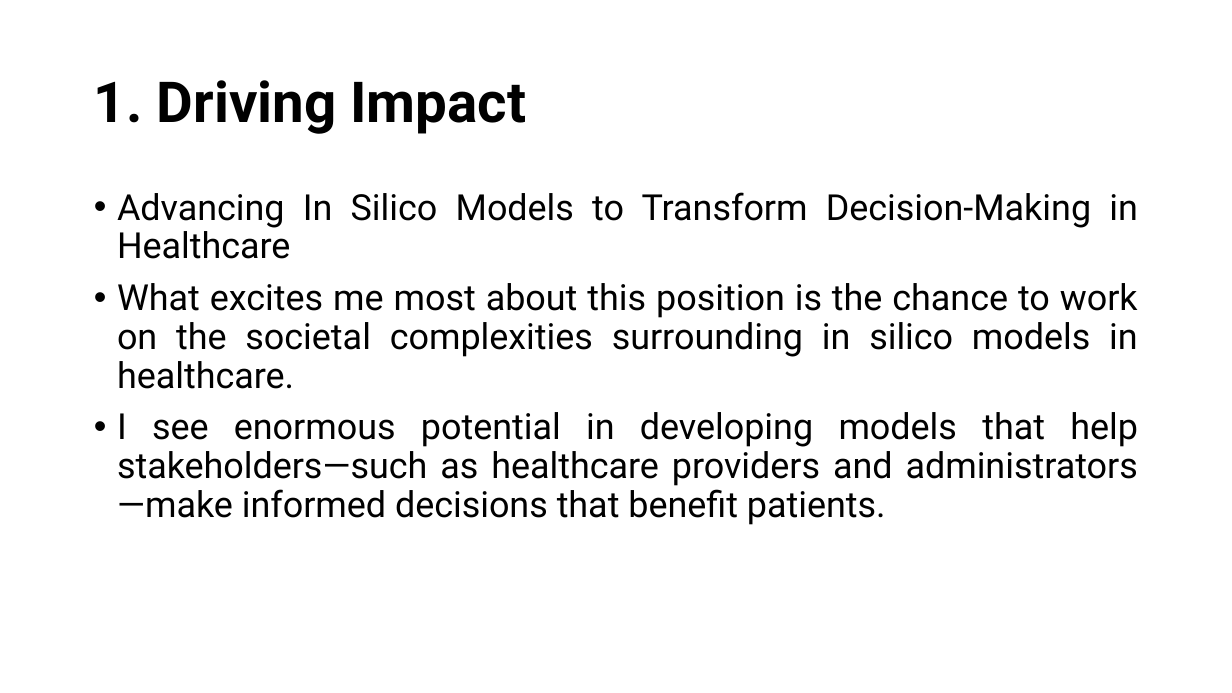
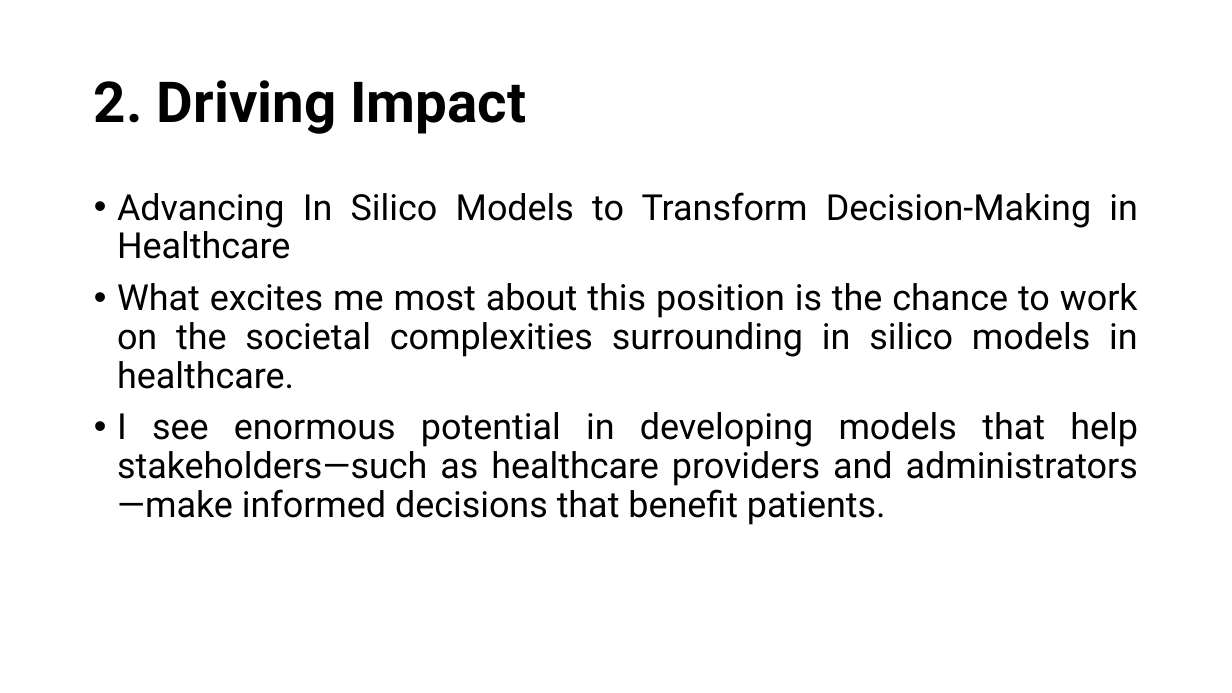
Before and after one commit to HeiderJeffer/Modeling-for-Societal-Complexity-in-Healthcare, a slide deck: slide 12 of Background and motivation.pptx (slide 10 before the commit). Drawn at 1232x693 pixels with LibreOffice and Linux fonts; fonts in the diff are those of the drawing. Boxes give left, top, right and bottom in pixels: in the first picture for what was removed or moved away, otherwise in the second. Text is boxed around its words. In the diff, an @@ line names an element or a change of style, - is before the commit and + after.

```diff
--- a/Background and motivation.pptx
+++ b/Background and motivation.pptx
@@ title at box(94, 80, 526, 134): text changed @@
-1. Driving Impact
+2. Driving Impact
```
Also in this commit, not shown: 3 other slides changed, 3 slides added, 1 slide removed.
